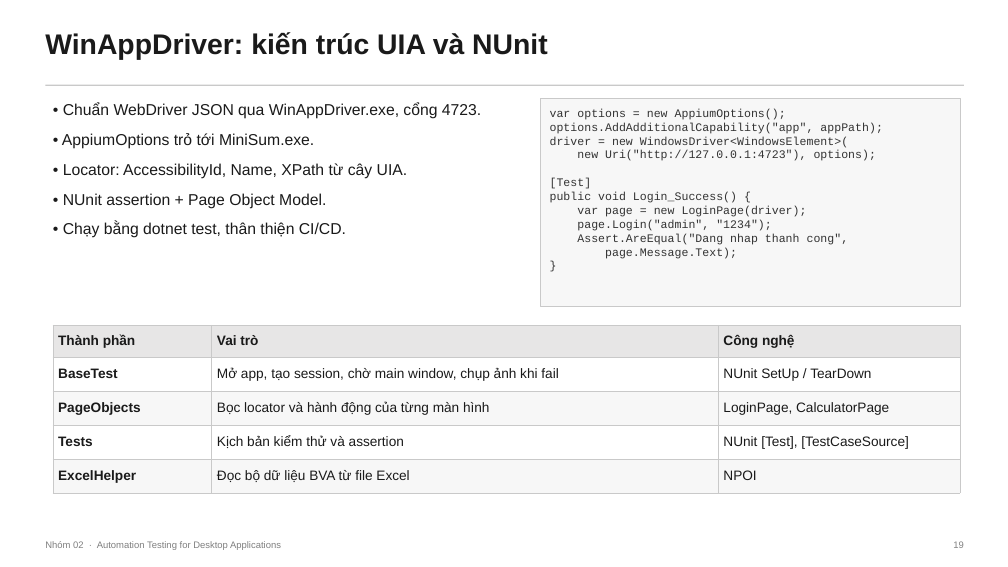
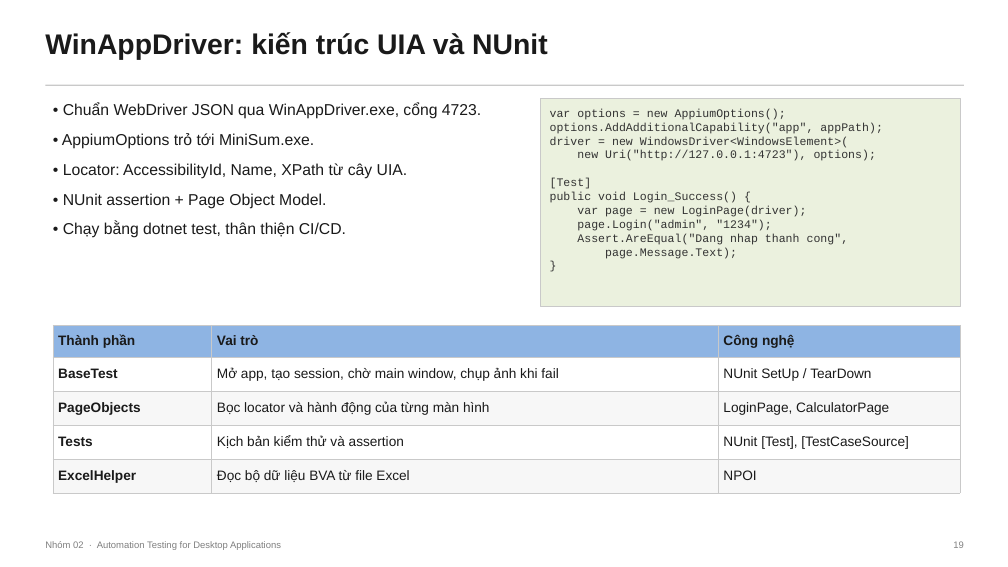
Before and after one commit to tinphan247/KTPM-2026-Seminar, a slide deck: slide 20 of slides/seminar-group02-v2.pptx (slide 19 before the commit). Drawn at 1008x567 pixels with LibreOffice and Linux fonts; fonts in the diff are those of the drawing. Boxes give left, top, right and bottom in pixels: in the first picture for what was removed or moved away, otherwise in the second. Text is boxed around its words. In the diff, an @@ line names an element or a change of style, - is before the commit and + after.

```diff
--- a/slides/seminar-group02-v2.pptx
+++ b/slides/seminar-group02-v2.pptx
@@ rectangle at [541, 98, 960, 306]: fill #F7F7F7 to #EBF1DE @@
@@ table at [53, 325, 960, 493] @@
@@ fill #E7E6E6 to #8EB4E3 in row 1 @@
```
Also in this commit, not shown: 29 other slides changed, 1 other file.
